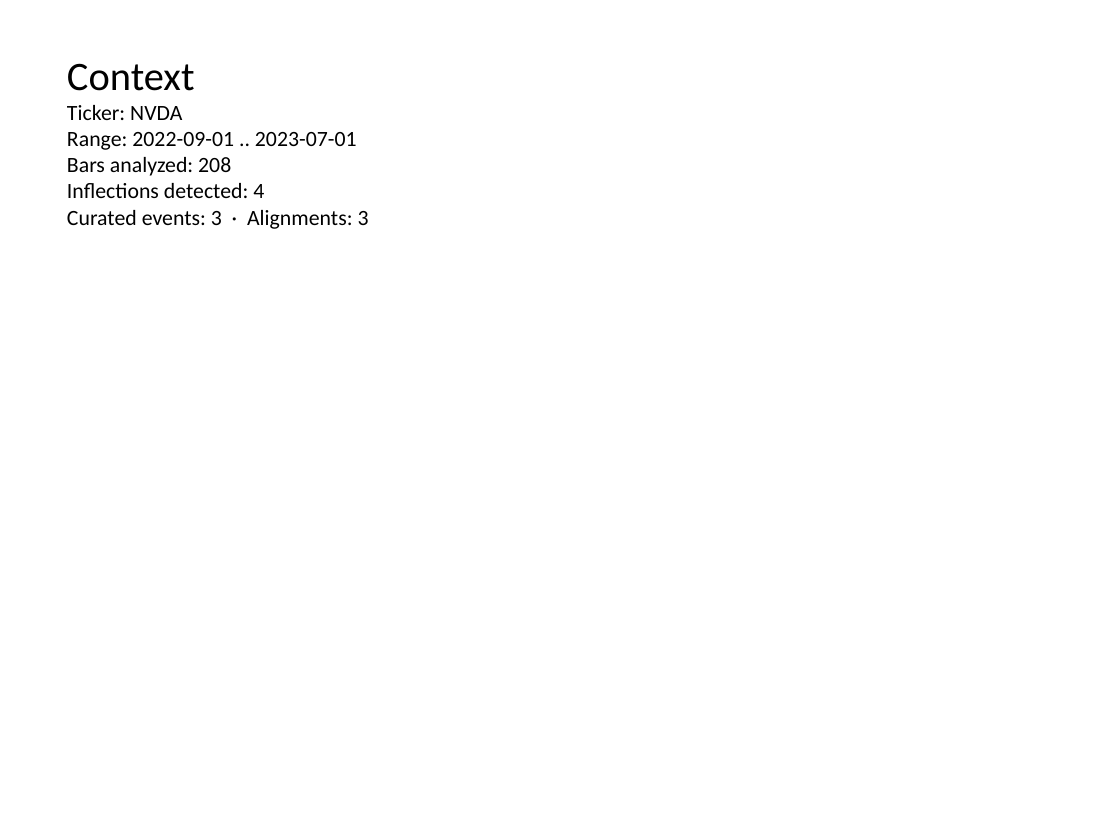
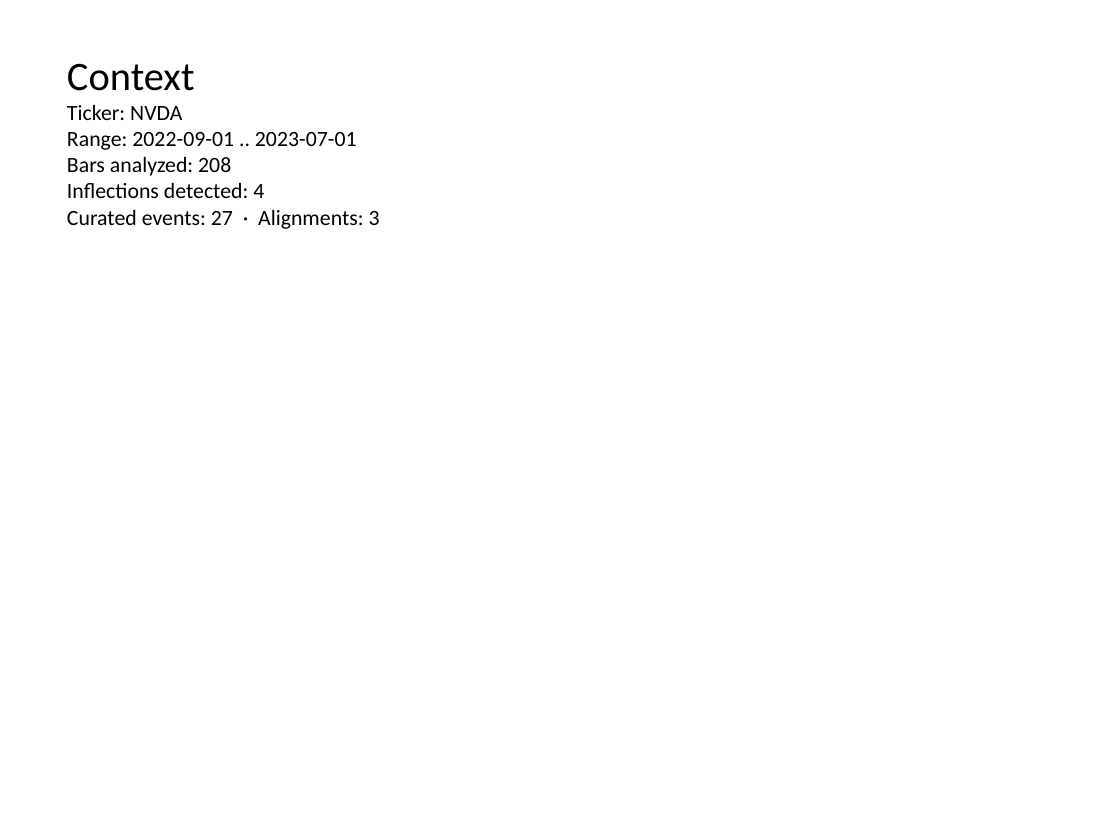
Before and after one commit to damonleelcx/realtime-agent-visualize, a slide deck: slide 2 of samples/NVDA_analysis.pptx. Drawn at 1120x840 pixels with LibreOffice and Linux fonts; fonts in the diff are those of the drawing. Boxes give left, top, right and bottom in pixels: in the first picture for what was removed or moved away, otherwise in the second. Text is boxed around its words. In the diff, an @@ line names an element or a change of style, - is before the commit and + after.

```diff
--- a/samples/NVDA_analysis.pptx
+++ b/samples/NVDA_analysis.pptx
@@ text at bbox=[67, 210, 380, 229]: text changed @@
-Curated events: 3 · Alignments: 3
+Curated events: 27 · Alignments: 3
```
Also in this commit, not shown: 4 other slides changed, 14 other files.
